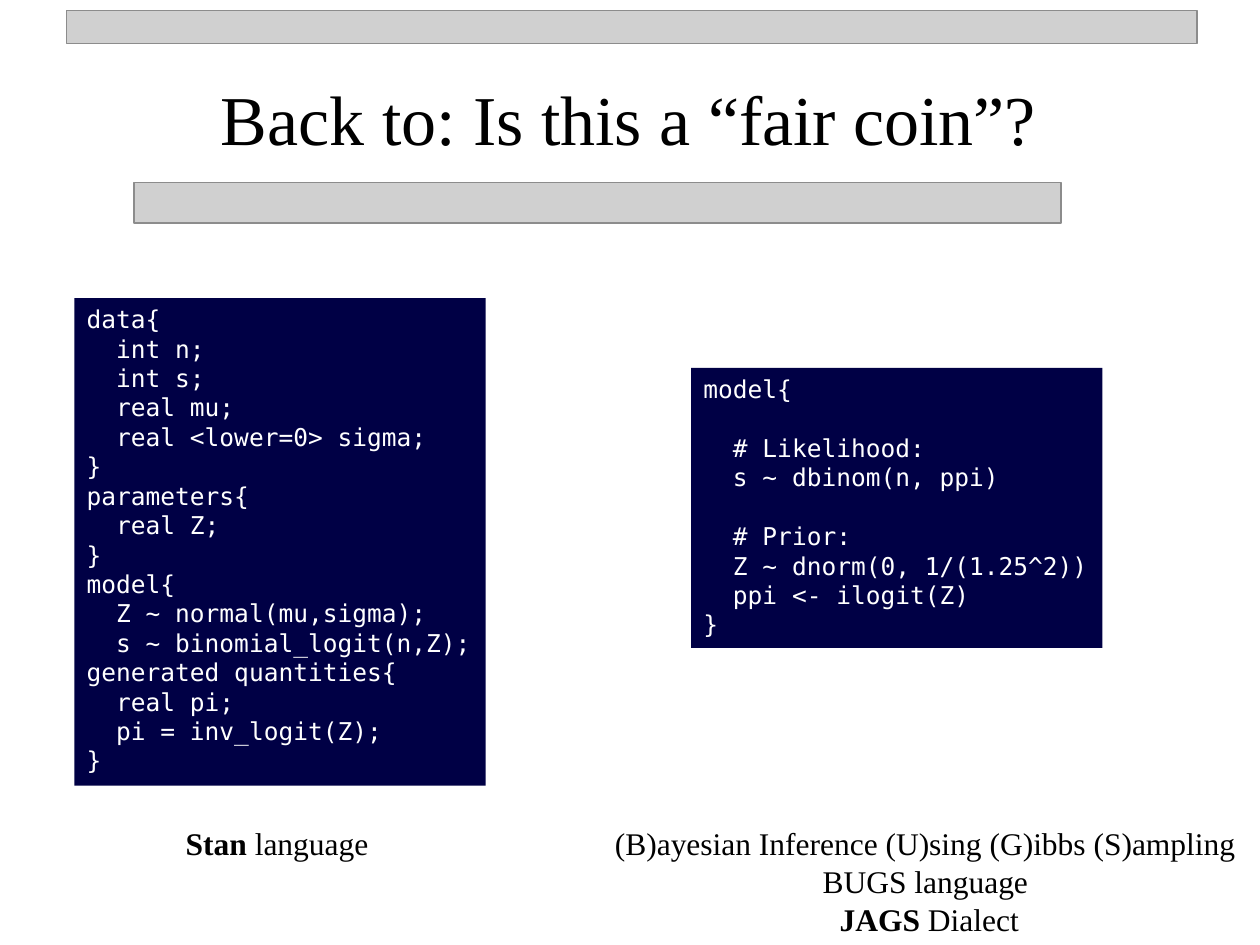
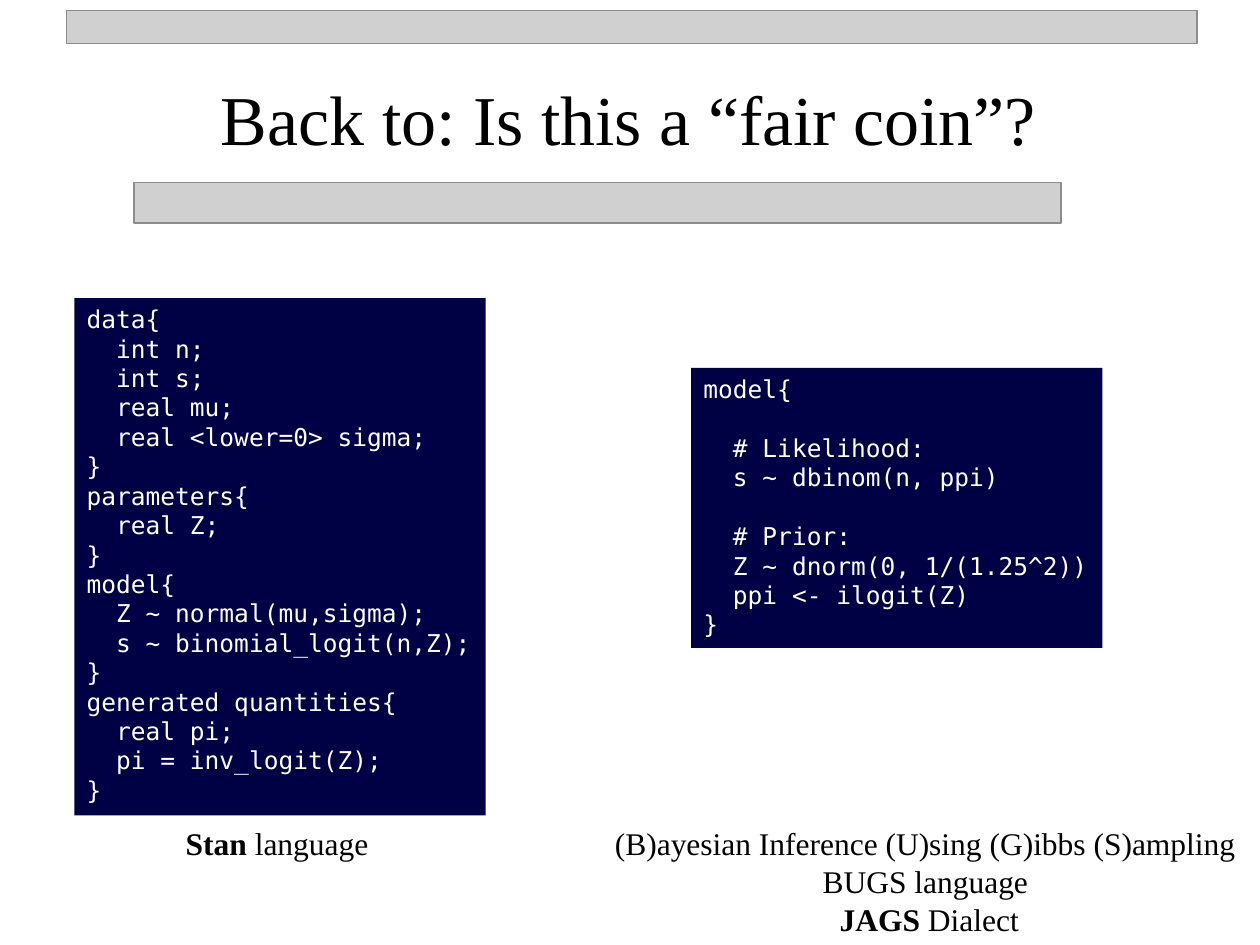
Before and after one commit to npetraco/MATFOS705, a slide deck: slide 18 of Notes/5_Intro_to_basic_parametric_bayesian_inference.pptx. Drawn at 1260x945 pixels with LibreOffice and Linux fonts; fonts in the diff are those of the drawing; grey boxes stand for pictures. Boxes give left, top, right and bottom in pixels: in the first picture for what was removed or moved away, otherwise in the second. Text is boxed around its words. In the diff, an @@ line names an element or a change of style, - is before the commit and + after.

```diff
--- a/Notes/5_Intro_to_basic_parametric_bayesian_inference.pptx
+++ b/Notes/5_Intro_to_basic_parametric_bayesian_inference.pptx
@@ text in rectangle at (x1=74, y1=299, x2=486, y2=816): paragraph added @@
+}
@@ rectangle "data{" resized from (x1=74, y1=299, x2=486, y2=786) to (x1=74, y1=299, x2=486, y2=816) @@
```
Also in this commit, not shown: 3 other slides changed.
